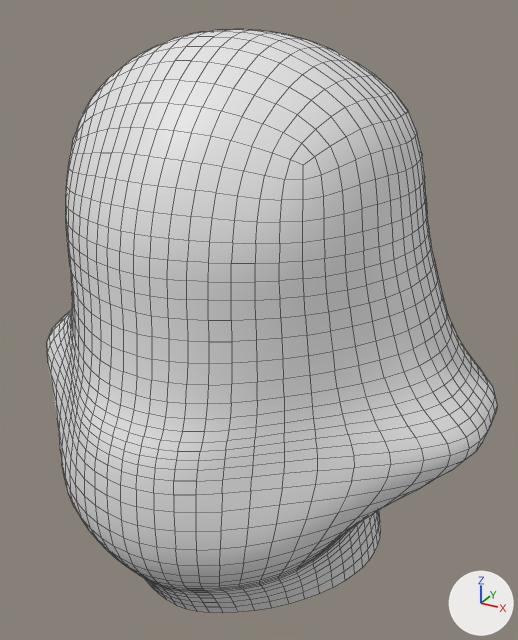
An edit to the Blender file rat.blend, drawn before and after from the same camera.
One viewpoint serves both versions: a 50 mm camera at (0.706, -1.225, 2.195) aimed at (0.053, -0.038, 1.601). Lighting does not change. The marker at lower right points along +X, +Y and +Z. Mesh edges are drawn as thin lines.

Before the edit, the objects in view are built like this:
```python
me_roundcube = bpy.data.meshes.new('Roundcube')
me_roundcube.from_pydata(...)  # 96 vertices, 80 faces; spans x 0.0..0.576, y -0.463..0.483, z 1.033..2.164
me_roundcube.polygons.foreach_set('use_smooth', [True] * 80)
ob_roundcube = bpy.data.objects.new('Roundcube', me_roundcube)
ob_roundcube.location = (0.0, 0.0, 0.0)
_m = ob_roundcube.modifiers.new('Mirror', 'MIRROR')
_m.use_clip = True
_m = ob_roundcube.modifiers.new('Subdivision', 'SUBSURF')
_m.levels = 2
```
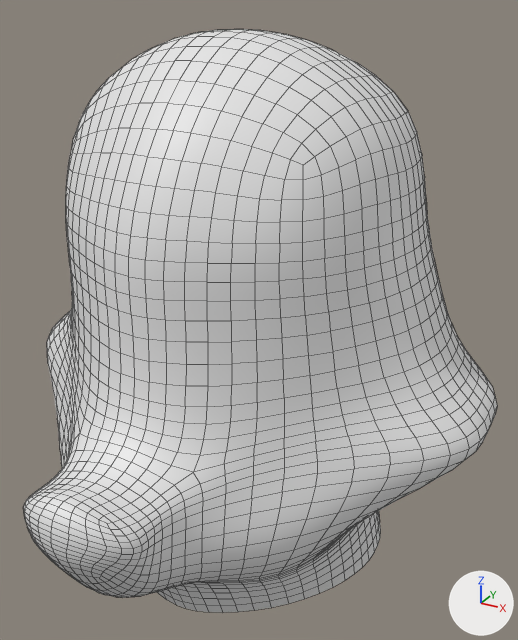
What changed in the scene script:
```text
Change me_roundcube:
    used by ob_roundcube; location = (0.0, 0.0, 0.0)
    remove me_roundcube.from_pydata(...)  # 96 vertices, 80 faces; spans x 0.0..0.576, y -0.463..0.483, z 1.033..2.164
    add me_roundcube.from_pydata(...)  # 108 vertices, 90 faces; spans x 0.0..0.576, y -0.631..0.483, z 1.033..2.164
    me_roundcube part 1
    2 vertices are removed from x 0.0, y -0.463..-0.449, z 1.269..1.449
    3 faces are deleted
    3 vertices in x 0.0..0.143, y -0.438..-0.356, z 1.142..1.275 move by (0.0, 0.0, 0.03)
    8 vertices move from x 0.0..0.126, y -0.424..-0.335, z 1.12..1.851 to x 0.0..0.126, y -0.424..-0.335, z 1.143..1.851
    14 vertices are added at x 0.0..0.145, y -0.631..-0.482, z 1.198..1.511
    13 new faces join them
```

Pixel boxes (x1, y1, x2, y2) of what changed, in the pictures (518 x 640 px):
'Roundcube', reshaped: before (47, 29, 497, 612); after (23, 29, 497, 612)
part 1 of me_roundcube, built on: before (59, 128, 318, 612); after (23, 128, 318, 612)
